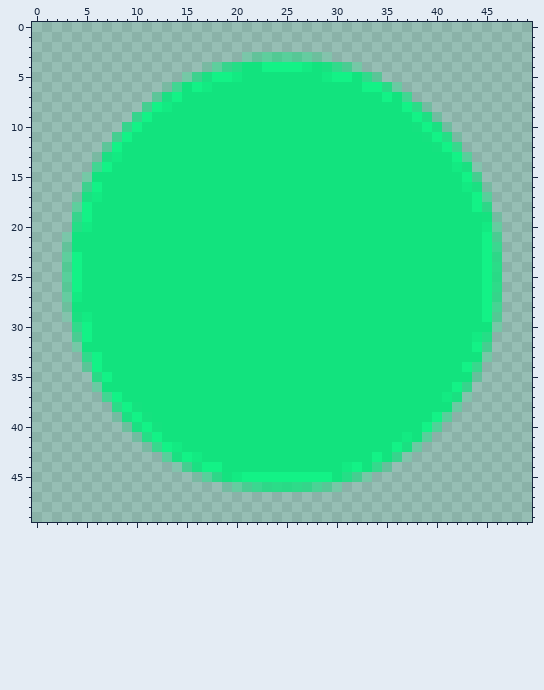
Pixel-art sprite -- Dots/app/src/main/res/drawable/greendot.png. Above, as it was before the edit.
The file is 50x50 pixels. Pixels under 10% opacity are left out. Colours within 5 levels of each other are drawn and written as one.
New version:
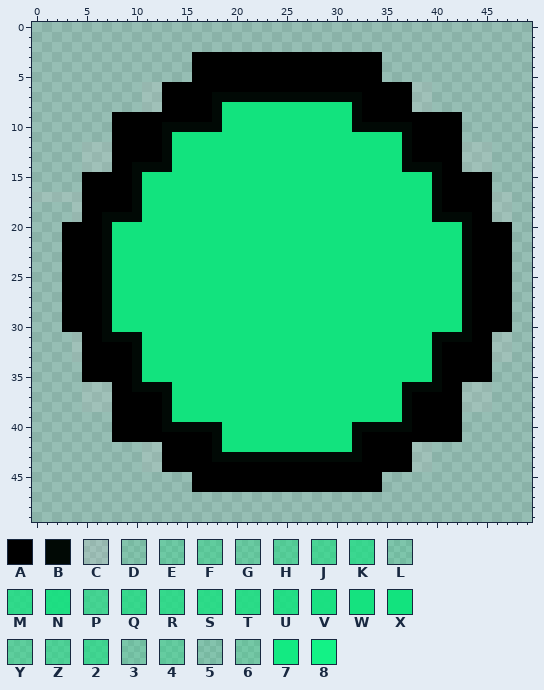
Palette (. is transparent): A #000000  B #010905  C #cdcdcd2e  D #0fe27c23  E #11e17e4d  F #12e17d66  G #12e17e55  H #11e37d76  J #11e37e92  K #11e37faf  L #11e3802e  M #12e27ec3  N #12e27ee7  P #12e37e9a  Q #12e37eb6  R #12e37ebc  S #12e37ec9  T #12e37ecf  U #12e37eda  V #12e37eed  W #12e37ef9  X #12e37e  Y #13e37e6d  Z #13e37f89  2 #13e37fa3  3 #13e38036  4 #13e48060  5 #15e38024  6 #14e47e41  7 #13ea82  8 #13f286
From old to new:
y 3: x 16..34 .....3GYHHY46D..... -> AAAAAAAAAAAAAAAAAAA
y 4: x 16..34 .5YKUXX88887XVMZ6.. -> AAAAAAAAAAAAAAAAAAA
y 5: x 15..34 62V887XXXXXXXX788XMF -> .AAAAAAAAAAAAAAAAAAA
y 6: x 11..39 ..52X87XXXXXXXXXXXXXXX88TG... -> CCAAAAAAAAAAAAAAAAAAAAAAAAACC
y 7: x 11..39 .4V8XXXXXXXXXXXXXXXXXXXX8X2.. -> CCAAAAABBBBBBBBBBBBBBBAAAAACC
y 8: x 11..18 J87XXXXX -> CCAAAAAB; x 32..39 XXXXX8TL -> BAAAAACC
y 9: x 8..18 ..K8XXXXXXX -> AAAAAAAAAAB; x 32..42 XXXXXX8N3.. -> BAAAAAAAAAA
y 10: x 8..18 .K8XXXXXXXX -> AAAAABBBBBB; x 32..42 XXXXXXW8V3. -> BBBBBBAAAAA
y 11: x 8..13 J8XXXX -> AAAAAB; x 37..42 XXW8UD -> BAAAAA
y 12: x 5..13 ..48XXXXX -> CCCAAAAAB; x 37..45 XXXW8Q... -> BAAAAACCC
y 13: x 5..13 .5V7XXXXX -> CCCAAAAAB; x 37..45 XXXXX8H.. -> BAAAAACCC
y 14: x 5..13 .28XXXXXX -> CCCAABBBB; x 37..45 XXXXX7V5. -> BBBBAACCC
y 15: x 5..10 6XXXXX -> AAAAAB; x 40..45 XXX8J. -> BAAAAA
y 16: x 5..10 28XXXX -> AAAAAB; x 40..45 XXX7V5 -> BAAAAA
y 17: x 0..10 ....5V7XXXX -> CCCCCAAAAAB; x 40..47 XXXX8H.. -> BAAAAACC
y 18: x 4..10 Y8XXXXX -> CAAAAAB; x 40..47 XXXX8M.. -> BAAAAACC
y 19: x 4..10 K8XXXXX -> CAABBBB; x 40..47 XXXXXWL. -> BBBBAACC
y 20: x 3..7 .U7XX -> AAAAB; x 43..47 XX74. -> BAAAA
y 21: x 3..7 3XXXX -> AAAAB; x 43..47 XX8Z. -> BAAAA
y 22: x 3..7 GXXXX -> AAAAB; x 43..47 XX8K. -> BAAAA
y 23: x 3..7 Y8XXX -> AAAAB; x 43..47 XX8M. -> BAAAA
y 24..25: x 3..7 H8XXX -> AAAAB; x 43..47 XX8T. -> BAAAA
y 26: x 3..7 Y8XXX -> AAAAB; x 43..47 XX8S. -> BAAAA
y 27: x 3..7 47XXX -> AAAAB; x 43..47 XX8Q. -> BAAAA
y 28: x 3..7 6XXXX -> AAAAB; x 43..47 XX8P. -> BAAAA
y 29: x 3..7 DV7XX -> AAAAB; x 43..47 XX8H. -> BAAAA
y 30: x 3..7 .M8XX -> AAAAB; x 43..47 XXX6. -> BAAAA
y 31: x 4..10 Z8XXXXX -> CAABBBB; x 40..47 XXXX7U.. -> BBBBAACC
y 32: x 4..10 6XXXXXX -> CAAAAAB; x 40..47 XXXX8J.. -> BAAAAACC
y 33: x 4..10 .M8XXXX -> CAAAAAB; x 40..47 XXXXX6.. -> BAAAAACC
y 34: x 5..10 F8XXXX -> AAAAAB; x 40..45 XXX8Q. -> BAAAAA
y 35: x 5..10 .T8XXX -> AAAAAB; x 40..45 XXXXE. -> BAAAAA
y 36: x 5..13 .GXXXXXXX -> CCCAABBBB; x 37..45 XXXXX8K.. -> BBBBAACCC
y 37: x 5..13 ..28XXXXX -> CCCAAAAAB; x 37..45 XXXX7VD.. -> BAAAAACCC
y 38: x 5..13 ...T8WXXX -> CCCAAAAAB; x 37..45 XXXXXG... -> BAAAAACCC
y 39: x 8..13 LV8WXX -> AAAAAB; x 37..42 XXX8H. -> BAAAAA
y 40: x 8..18 .6V8WXXXXXX -> AAAAABBBBBB; x 32..42 XXXXXXX8Z.. -> BBBBBBAAAAA
y 41: x 8..18 ..3U8XXXXXX -> AAAAAAAAAAB; x 32..42 XXXXX7XH... -> BAAAAAAAAAA
y 42: x 11..18 DQ87XXXX -> CCAAAAAB; x 32..39 XXXX8VG. -> BAAAAACC
y 43: x 11..39 ..HV87XXXXXXXXXXXXXXXXX8XKD.. -> CCAAAAABBBBBBBBBBBBBBBAAAAACC
y 44: x 11..39 ...5JV88XXXXXXXXXXXX78XRE.... -> CCAAAAAAAAAAAAAAAAAAAAAAAAACC
y 45: x 16..34 5HMW7888888888XUJ6. -> AAAAAAAAAAAAAAAAAAA
y 46: x 16..34 ...L4ZKMTTSQJY6.... -> AAAAAAAAAAAAAAAAAAA
Where, in picture pixels (left, top, right, bottom), the same in both pictures:
changed: (32, 52, 512, 492)
